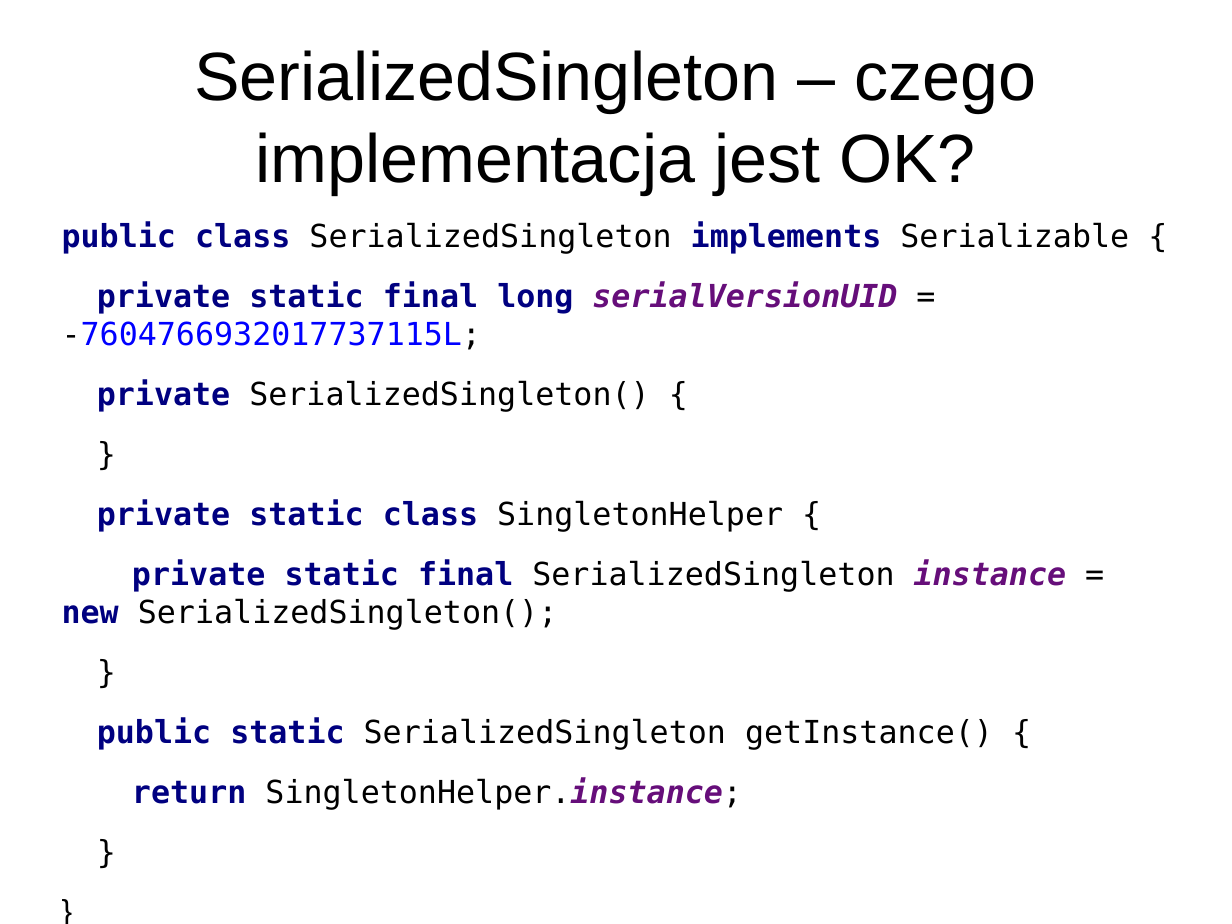
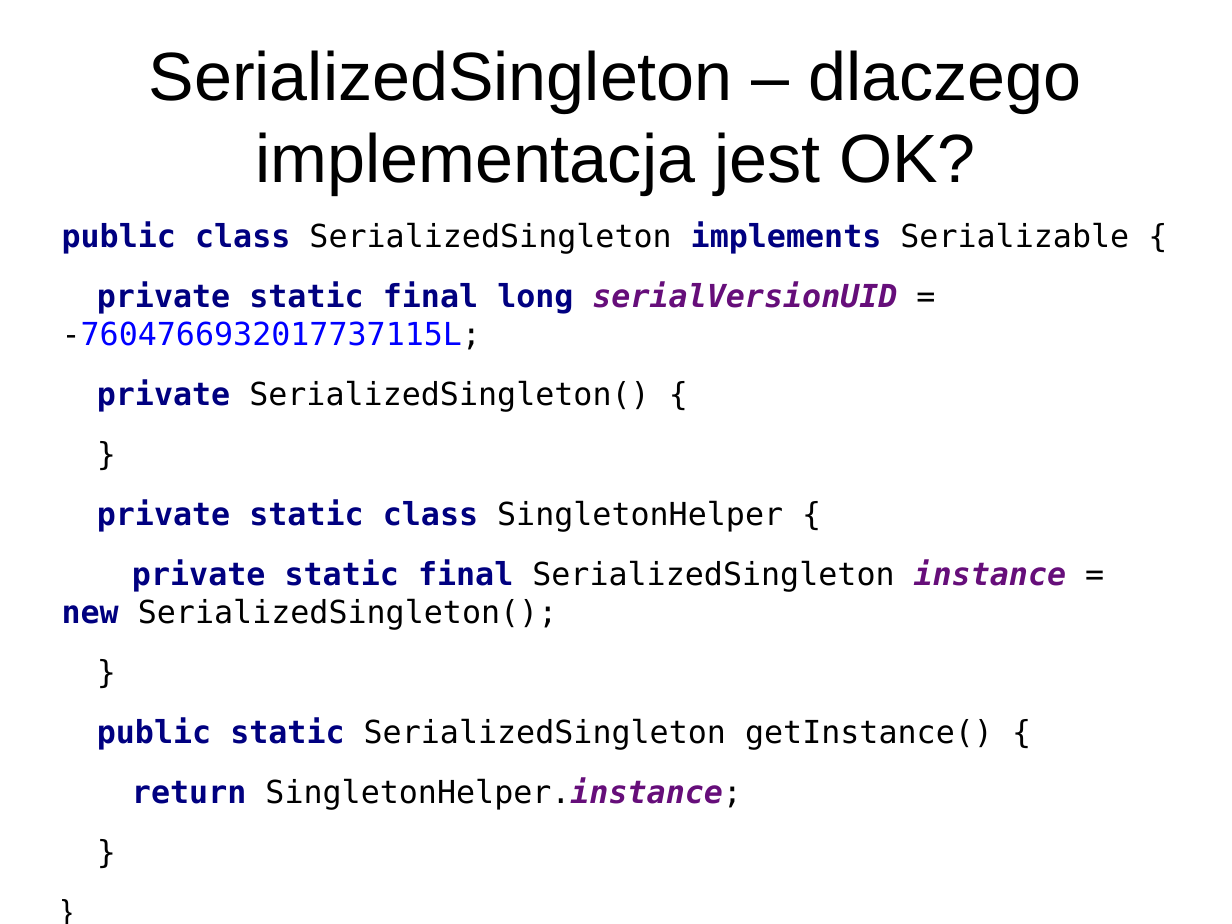
Before and after one commit to anicos/wzorce-projektowe-prezentacja, a slide deck: slide 25 of Part_1.odp. Drawn at 1232x924 pixels with LibreOffice and Linux fonts; fonts in the diff are those of the drawing. Boxes give left, top, right and bottom in pixels: in the first picture for what was removed or moved away, otherwise in the second. Text is boxed around its words. In the diff, an @@ line names an element or a change of style, - is before the commit and + after.

Commit message:
fixing typo

```diff
--- a/Part_1.odp
+++ b/Part_1.odp
@@ title at bbox=[149, 50, 1082, 194]: text changed @@
-SerializedSingleton – czego implementacja jest OK?
+SerializedSingleton – dlaczego implementacja jest OK?
```
